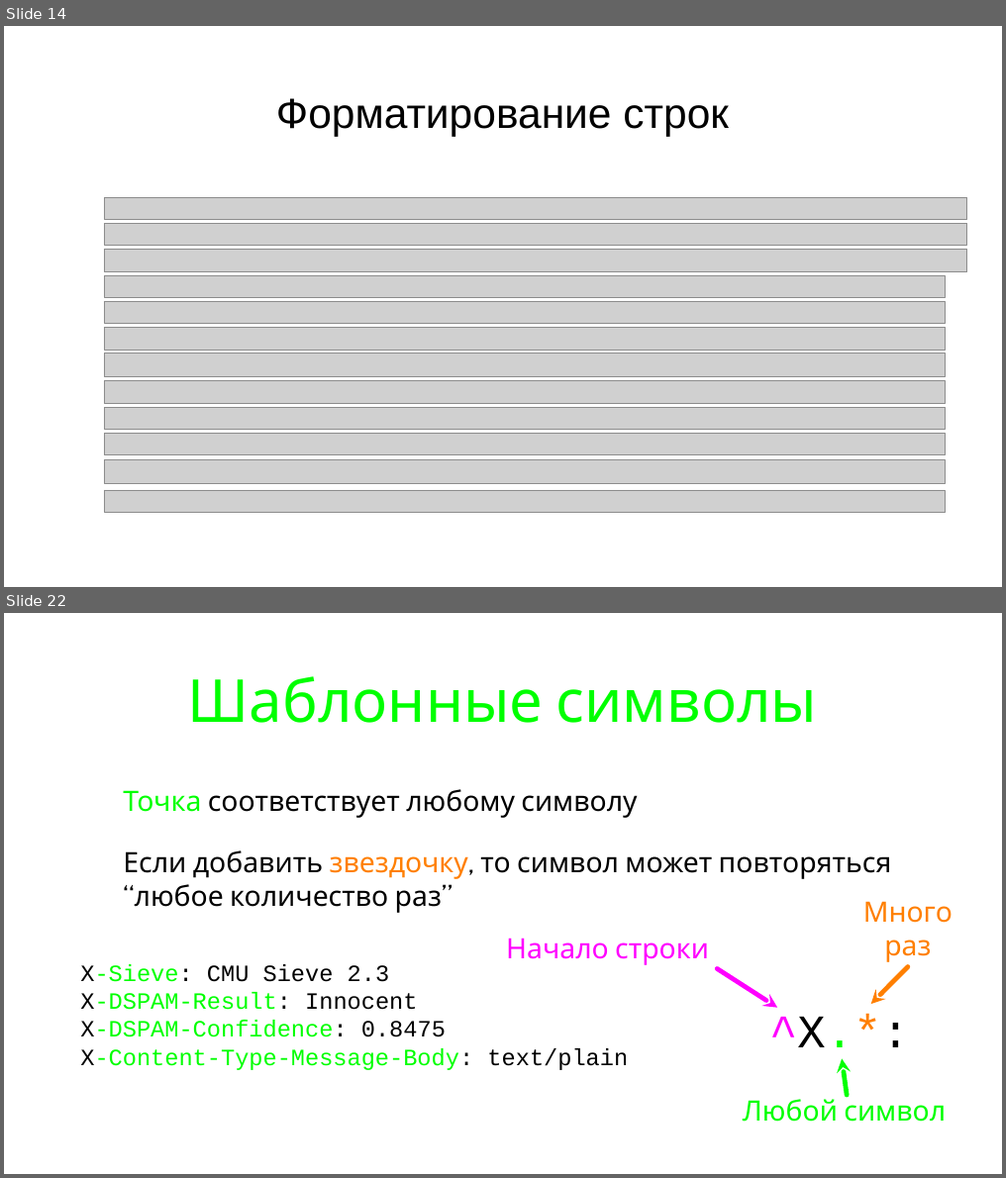
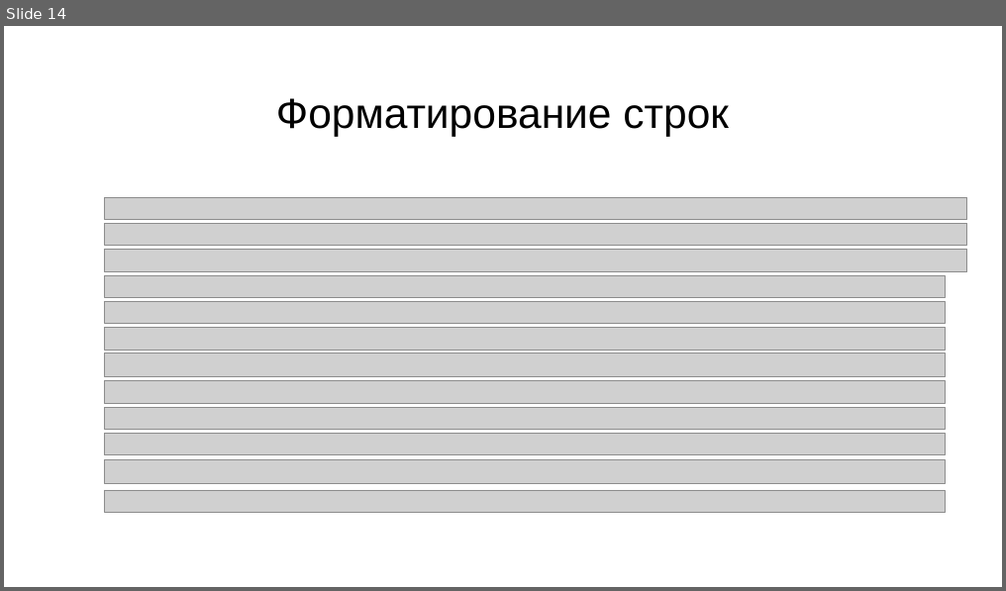
Before and after one commit to maxchv/LearnPython, a slide deck: week06/Strings.pptx. Shown one above the other, each under a label of ours: slides 14 and 22 before the commit, slide 14 after it; the slides between them are not shown. The pictures are 1006x1178 and 1006x591 pixels, drawn with LibreOffice and Linux fonts; fonts in the diff are those of the drawing; grey boxes stand for pictures. Boxes give left, top, right and bottom in pixels: in the first picture for what was removed or moved away, otherwise in the second. Text is boxed around its words. In the diff, an @@ line names an element or a change of style, - is before the commit and + after.

```diff
--- a/week06/Strings.pptx
+++ b/week06/Strings.pptx
@@ slide 22 removed at box(4, 613, 1002, 1174), background #FFFFFF @@
@@ title removed at box(188, 676, 818, 723) @@
-Шаблонные символы
@@ text removed at box(123, 789, 892, 913) @@
-• Точка соответствует любому символу
-• Если добавить звездочку, то символ может повторяться “любое количество раз”
@@ text removed at box(863, 901, 952, 962) @@
-Много раз
@@ text removed at box(506, 938, 709, 965) @@
-Начало строки
@@ text removed at box(80, 964, 628, 1070) @@
-X-Sieve: CMU Sieve 2.3
-X-DSPAM-Result: Innocent
-X-DSPAM-Confidence: 0.8475
-X-Content-Type-Message-Body: text/plain
@@ arrow removed from (717, 968) to (777, 1008) @@
@@ arrow removed from (908, 967) to (870, 1004) @@
@@ text removed at box(769, 1014, 910, 1060) @@
-^X.*:
@@ arrow removed from (846, 1095) to (842, 1059) @@
@@ text removed at box(743, 1094, 945, 1122) @@
-Любой символ
```
Also in this commit, not shown: 1 slide changed, 28 other slides removed.
